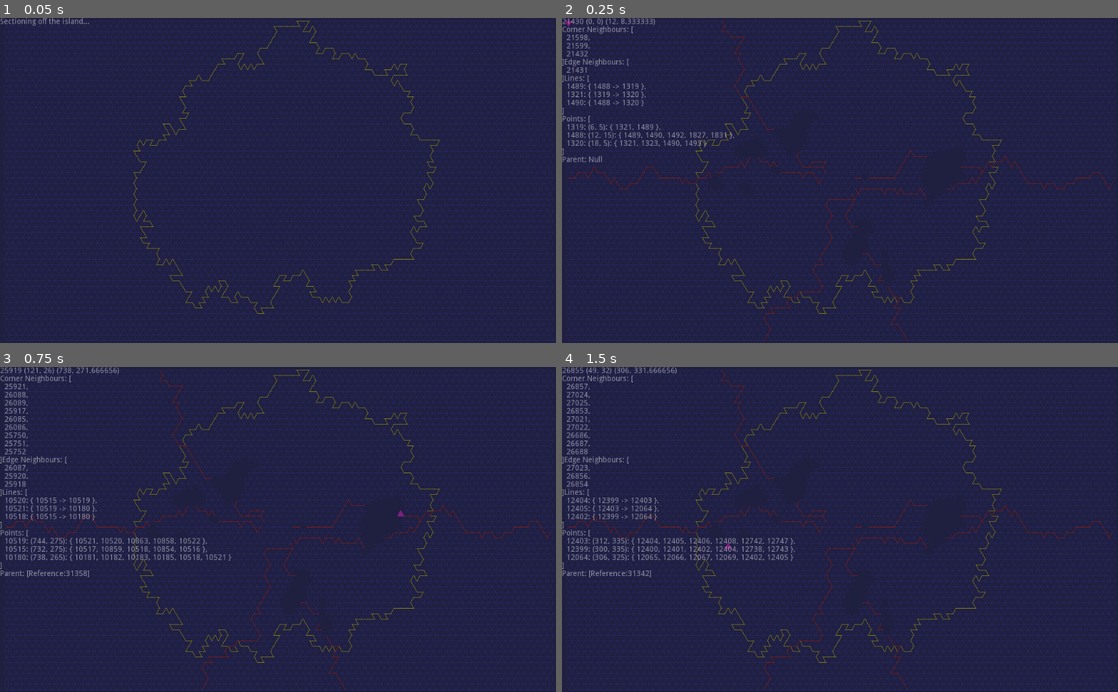
Above: before the commit, frames 1-4 (two rows, left to right).
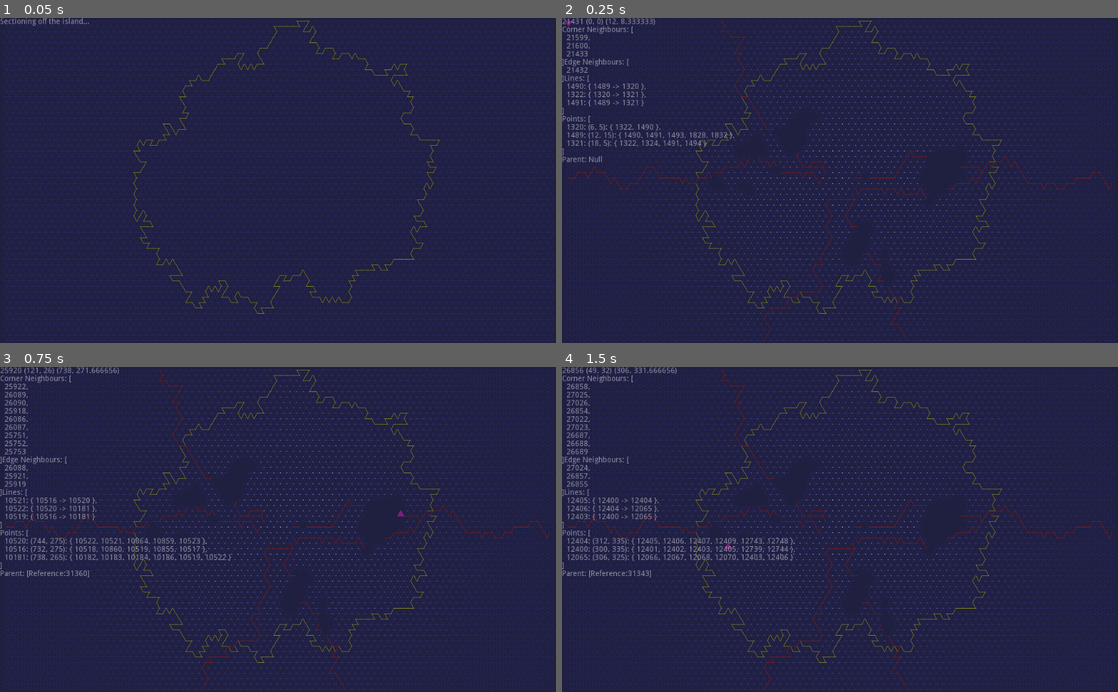
Above: after the commit, the same moments.

Repository: MichaelReel/2DMapGen_2023
Game: Godot game, scene res://PixelDrawn/TriBlobs.tscn
Same seed, same stepped clock (60 frames per second), same inputs: the game is played once before the commit and once after it. This scene is started directly instead of the project's main scene.
Inputs (mouse positions are in pixels of both pictures, inside the frame that each line leads up to):
- Up to frame 1 (0.05 s): no input
- Up to frame 2 (0.25 s): no input
- Up to frame 3 (0.75 s): tap Enter at 0.5 s; move the mouse to (400, 513) at 0.52 s
- Up to frame 4 (1.5 s): tap Space at 1.25 s; move the mouse to (728, 545) at 1.27 s

Frame 1 is identical in both runs. In frame 2, 1.2% of the frame differs, in the area x 0-100%, y 0-100%; in frame 3, 1.3%; in frame 4, 1.3%.

Commit message:
Created an initial point height calculator

Diff:
--- a/PixelDrawn/TriBlobs.gd
+++ b/PixelDrawn/TriBlobs.gd
@@ -41,6 +41,9 @@
 	var _pos: Vector2
 	var _connections: Array
 	var _polygons: Array
+	var _height_color_scale: float = 1.0 / 30.0
+	var _height_set: bool = false
+	var _height: float
 
 	func _init(x: float, y: float) -> void:
 		_pos = Vector2(x, y)
@@ -116,6 +119,33 @@
 
 	func get_connections() -> Array:
 		return _connections
+
+	func get_connected_points() -> Array:
+		var connected_points := []
+		for con in _connections:
+			connected_points.append(con.other_point(self))
+		return connected_points
+
+	func height_set() -> bool:
+		return _height_set
+
+	func set_height(height: float) -> void:
+		_height_set = true
+		_height = height
+
+	func get_height() -> float:
+		return _height
+
+	func has_polygon_with_parent(parent: Object) -> bool:
+		for triangle in _polygons:
+			if triangle.get_parent() == parent:
+				return true
+		return false
+
+	func draw_as_height(image: Image, color: Color) -> void:
+		var scaled_color = lerp(Color.black, color, (_height * _height_color_scale) + 0.5 )
+		if height_set():
+			image.set_pixelv(_pos, scaled_color)
 
 	func _to_string() -> String:
 		return "%d: %s: { %s }" % [get_instance_id(), _pos, _get_line_ids()]
@@ -503,6 +533,10 @@
 	func status_text() -> String:
 		return "Creating grid..."
 
+	func get_point_rows() -> Array:
+		"""Returns the array of rows of points"""
+		return _grid_points
+
 	func _add_grid_line(a: BasePoint, b: BasePoint) -> BaseLine:
 		var new_line := BaseLine.new(a, b)
 		a.add_connection(new_line)
@@ -1056,6 +1090,113 @@
 		return null
 
 
+class PointHeightsManager extends Stage:
+	var _grid: BaseGrid
+	var _island: TriBlob
+	var _color: Color
+	var _diff_height: float = 1.0
+	var _sealevel_points: Array
+	var _downhill_front: Array
+	var _downhill_height: float = -_diff_height
+	var _uphill_front: Array
+	var _uphill_height: float = _diff_height
+	var _sealevel_started: bool
+	var _height_fronts_started: bool
+	var _downhill_complete: bool
+	var _uphill_complete: bool
+
+	func _init(grid: BaseGrid, island: TriBlob, color: Color) -> void:
+		_grid = grid
+		_island = island
+		_color = color
+		_sealevel_started = false
+		_height_fronts_started = false
+		_downhill_complete = false
+		_uphill_complete = false
+
+	func status_text() -> String:
+		return "Generating height map..."
+
+	func _setup_sealevel() -> void:
+		_sealevel_points = []
+		for line in _island.get_perimeter_lines():
+			for point in line.get_points():
+				if not point in _sealevel_points:
+					point.set_height(0.0)
+					_sealevel_points.append(point)
+
+	func _setup_height_fronts() -> void:
+		for center_point in _sealevel_points:
+			for point in center_point.get_connected_points():
+				if not point.height_set():
+					# Uphill or downhill neighbour?
+					if point.has_polygon_with_parent(_island):
+						point.set_height(_uphill_height)
+						_uphill_front.append(point)
+					else:
+						point.set_height(_downhill_height)
+						_downhill_front.append(point)
+
+	func _step_downhill() -> void:
+		_downhill_height -= _diff_height
+		var new_downhill_front: Array = []
+		for center_point in _downhill_front:
+			for point in center_point.get_connected_points():
+				if not point.height_set():
+					point.set_height(_downhill_height)
+					new_downhill_front.append(point)
+		_downhill_front = new_downhill_front
+
+	func _step_uphill() -> void:
+		# TODO: Take account of lakes (and rivers? or ignore?)
+		_uphill_height += _diff_height
+		var new_uphill_front: Array = []
+		for center_point in _uphill_front:
+			for point in center_point.get_connected_points():
+				if not point.height_set():
+					point.set_height(_uphill_height)
+					new_uphill_front.append(point)
+		_uphill_front = new_uphill_front
+
+	func update_data_tick(return_after: float) -> void:
+		while OS.get_ticks_msec() < return_after:
+			if not _sealevel_started:
+				_setup_sealevel()
+				_sealevel_started = true
+				continue
+
+			if not _height_fronts_started:
+				_setup_height_fronts()
+				_height_fronts_started = true
+				continue
+
+			if not _downhill_complete:
+				_step_downhill()
+				if _downhill_front.empty():
+					_downhill_complete = true
+				continue
+
+			if not _uphill_complete:
+				_step_uphill()
+				if _uphill_front.empty():
+					_uphill_complete = true
+				continue
+
+	func update_complete() -> bool:
+		return _uphill_complete
+
+	func _draw_points_as_heights(image):
+		for row in _grid.get_point_rows():
+			for point in row:
+				point.draw_as_height(image, _color)
+
+	func update_image(image: Image):
+		image.lock()
+		_draw_points_as_heights(image)
+		image.unlock()
+		.update_image(image)
+
+
 class RiverManager extends Stage:
 	var _rivers: Array
 	var _grid: BaseGrid
@@ -1154,6 +1295,7 @@
 	var mouse_tracker := MouseTracker.new(base_grid, CURSOR_COLOR)
 	var region_manager := RegionManager.new(land_blob, REGION_COLORS, base_rng.randi())
 	var sub_regions_manager := SubRegionManager.new(region_manager, SUB_REGION_COLORS, base_rng.randi())
+	var height_manager := PointHeightsManager.new(base_grid, land_blob, Color8(255,255,255,255))
 	var river_manager := RiverManager.new(base_grid, sub_regions_manager, RIVER_COUNT, RIVER_COLOR, LAKE_COLOR, base_rng.randi())
 
 	stages = [
@@ -1161,6 +1303,7 @@
 		land_blob,
 		region_manager,
 		sub_regions_manager,
+		height_manager,
 		river_manager,
 		mouse_tracker
 	]
